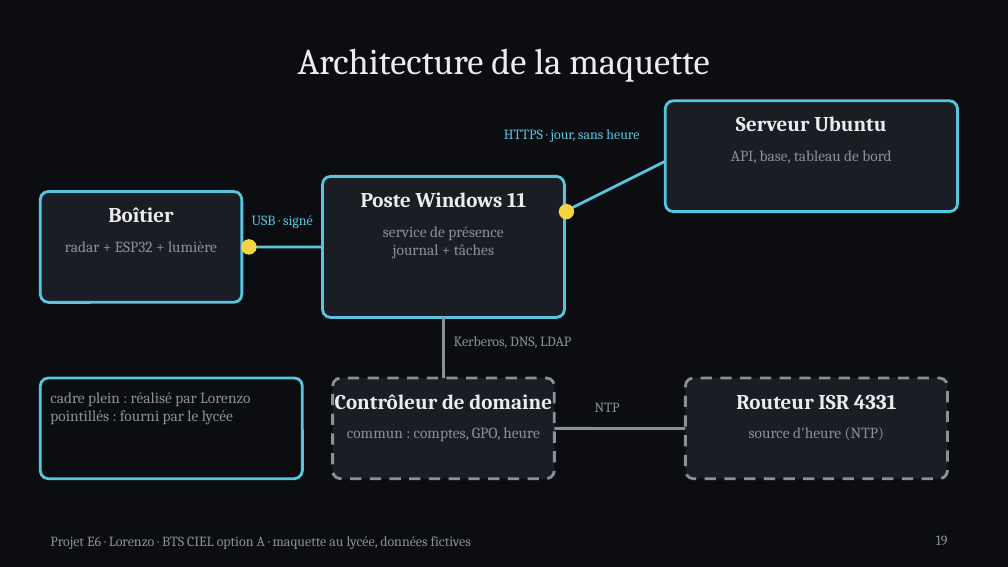
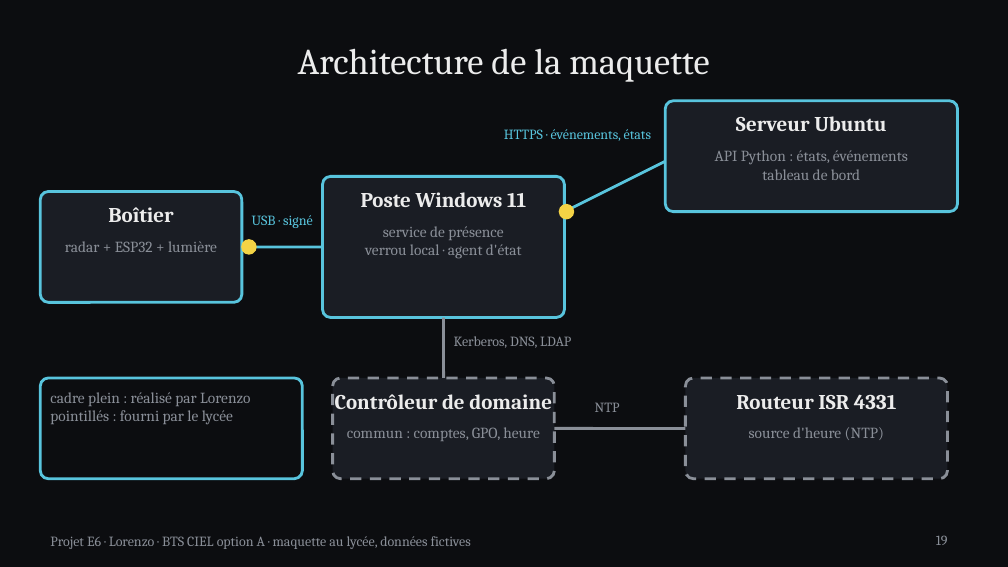
Before and after one commit to bachir151/projet-E6, a slide deck: slide 19 of Projet apprenti 3/livrables/powerpoint-3b1b/Projet_E6_Lorenzo_3b1b.pptx. Drawn at 1008x567 pixels with LibreOffice and Linux fonts; fonts in the diff are those of the drawing. Boxes give left, top, right and bottom in pixels: in the first picture for what was removed or moved away, otherwise in the second. Text is boxed around its words. In the diff, an @@ line names an element or a change of style, - is before the commit and + after.

```diff
--- a/Projet apprenti 3/livrables/powerpoint-3b1b/Projet_E6_Lorenzo_3b1b.pptx
+++ b/Projet apprenti 3/livrables/powerpoint-3b1b/Projet_E6_Lorenzo_3b1b.pptx
@@ text at bbox=[504, 129, 651, 141]: text changed @@
-HTTPS · jour, sans heure
+HTTPS · événements, états
@@ text at bbox=[715, 150, 908, 180]: text changed @@
-API, base, tableau de bord
+API Python : états, événements
+tableau de bord
@@ text at bbox=[365, 244, 522, 258]: text changed @@
-journal + tâches
+verrou local · agent d'état
```
Also in this commit, not shown: 2 other slides changed, 2 other files.
